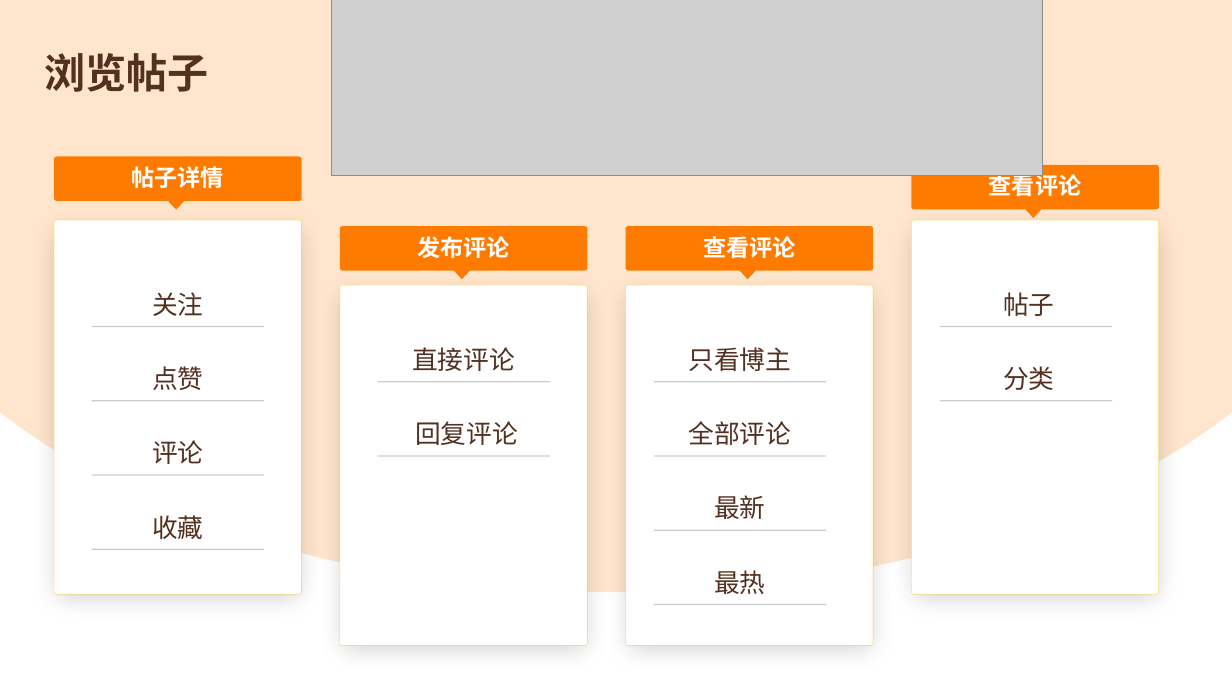
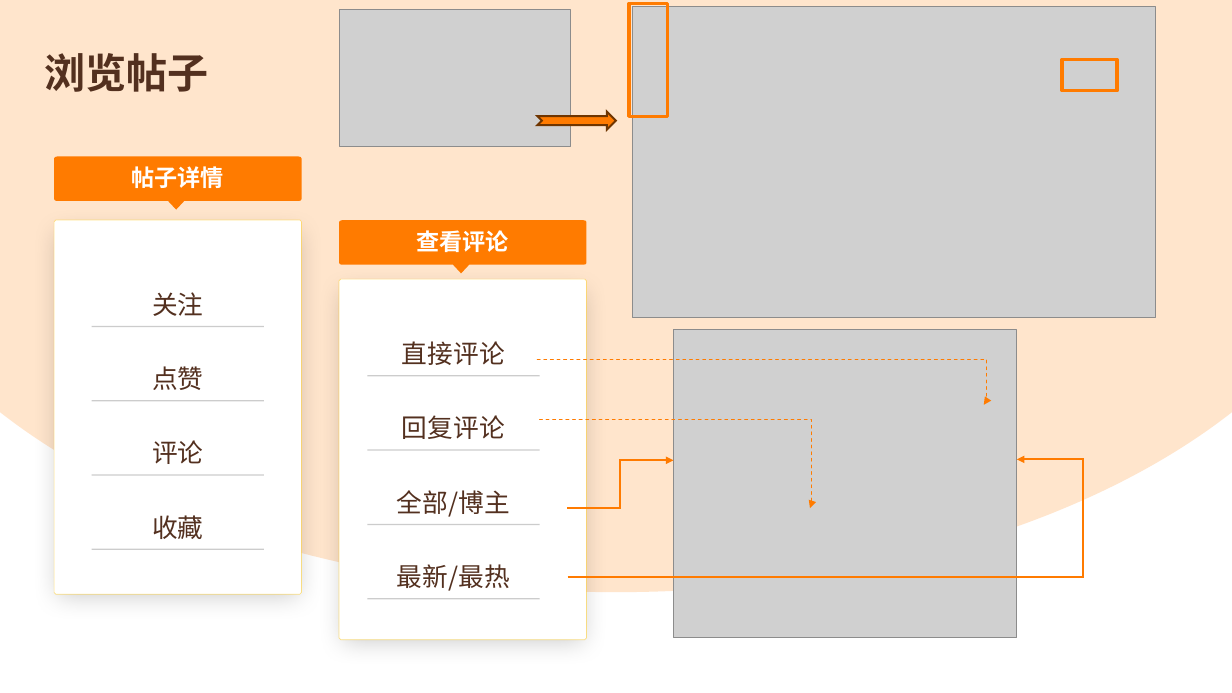
Before and after one commit to BloodGirl2022/pets_prototype_PPT, a slide deck: slide 6 of 20240406团队作业2/宠物交流网站.pptx. Drawn at 1232x693 pixels with LibreOffice and Linux fonts; fonts in the diff are those of the drawing; grey boxes stand for pictures. Boxes give left, top, right and bottom in pixels: in the first picture for what was removed or moved away, otherwise in the second. Text is boxed around its words. In the diff, an @@ line names an element or a change of style, - is before the commit and + after.

```diff
--- a/20240406团队作业2/宠物交流网站.pptx
+++ b/20240406团队作业2/宠物交流网站.pptx
@@ picture added at (339,9,570,146) @@
@@ rectangle added at (629,4,668,116), outline #FF7B00 2.75 pt @@
@@ picture: place and size @@
-picture at (332,0,1043,176)
+picture at (632,6,1155,318)
@@ rectangle added at (1063,59,1117,91), outline #FF7B00 2.75 pt @@
@@ notched right arrow added at (537,112,616,130), fill #FF7B00, outline #703600 1.5 pt @@
@@ freeform shape removed at (911,165,1159,218) @@
@@ text removed at (989,171,1081,200) @@
-查看评论
@@ 4 lines, 2 freeform shapes, 1 text: place and size @@
-4 lines, 2 freeform shapes, 1 text at (626,226,873,645)
+4 lines, 2 freeform shapes, 1 text at (339,220,587,640)
@@ freeform shape removed at (340,226,588,280) @@
@@ text removed at (417,236,509,258) @@
-发布评论
@@ freeform shape removed at (911,220,1159,594) @@
@@ freeform shape removed at (340,285,588,645) @@
@@ text removed at (1003,292,1054,316) @@
-帖子
@@ line removed from (940, 326) to (1113, 326) @@
@@ text "直接评论": place and size @@
-text "直接评论" at (412,347,515,371)
+text "直接评论" at (402,341,505,365)
@@ text removed at (688,347,791,371) @@
-只看博主
@@ line removed from (378, 382) to (550, 382) @@
@@ group added at (537,330,1083,639): 4 elbow arrows, 1 picture @@
@@ text removed at (1003,366,1054,390) @@
-分类
@@ text "回复评论": place and size @@
-text "回复评论" at (415,421,518,445)
+text "回复评论" at (402,415,505,439)
@@ line removed from (940, 401) to (1113, 401) @@
@@ text removed at (688,421,791,445) @@
-全部评论
@@ line removed from (378, 456) to (550, 456) @@
@@ text added at (397,490,510,517), 20 pt, text #53301F @@
+全部/博主
@@ text removed at (714,495,765,519) @@
-最新
@@ text at (397,564,510,591): text changed @@
-最热
+最新/最热
```
Also in this commit, not shown: 2 other slides changed, 2 slides added, 1 slide removed, 15 other files.
